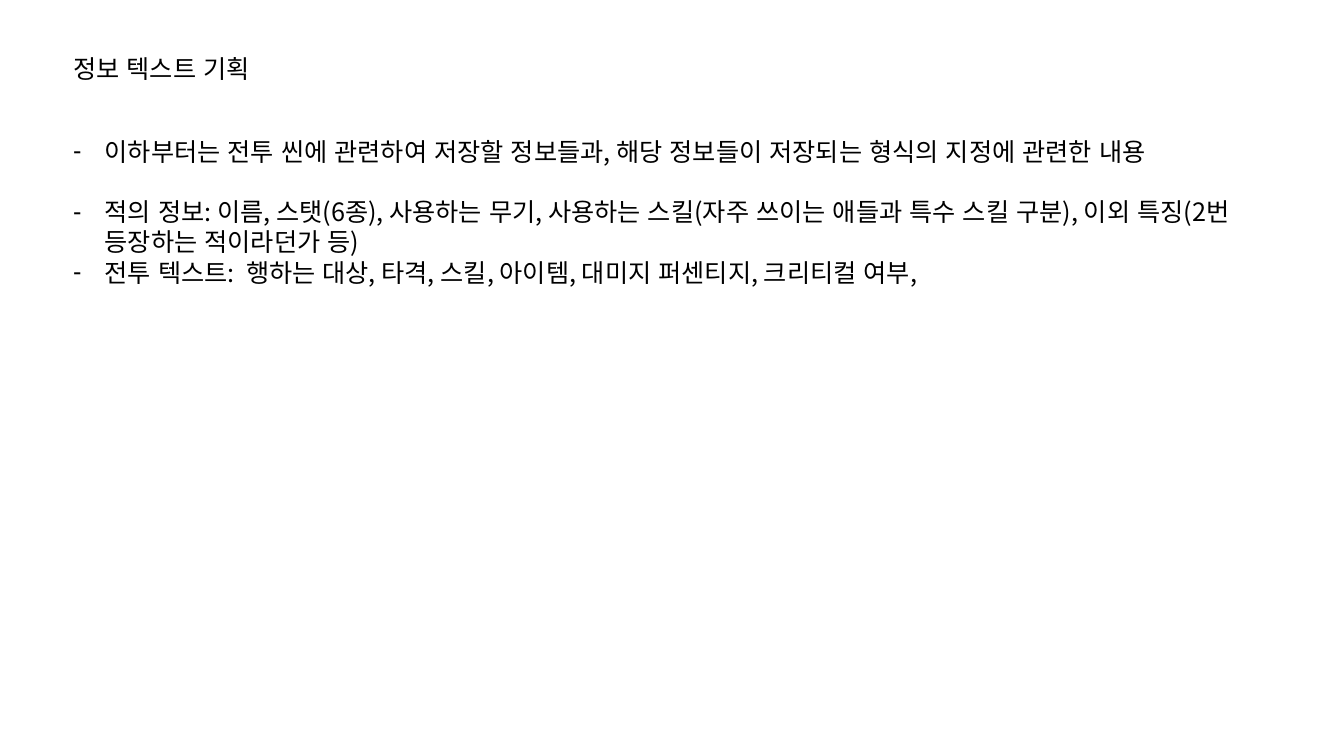
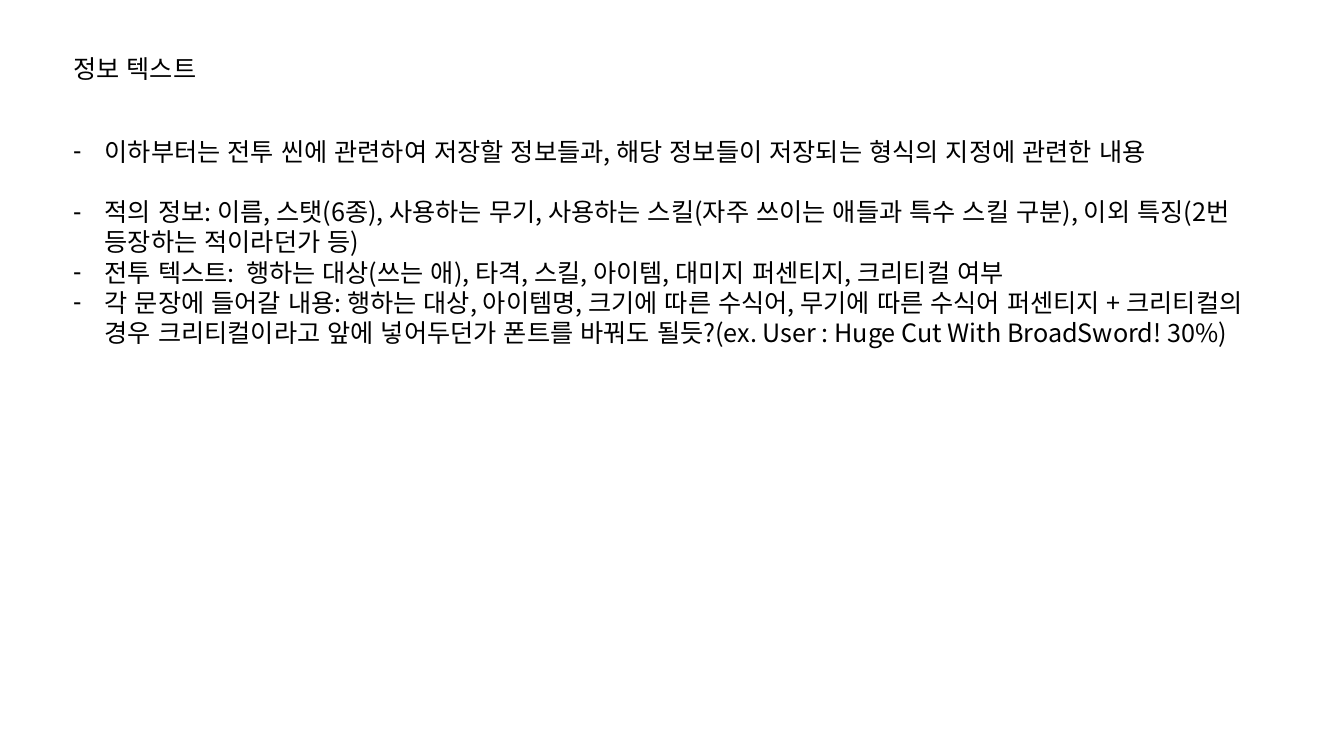
Before and after one commit to IdfKLeh/capstone, a slide deck: slide 8 of 전투.pptx. Drawn at 1344x756 pixels with LibreOffice and Linux fonts; fonts in the diff are those of the drawing. Boxes give left, top, right and bottom in pixels: in the first picture for what was removed or moved away, otherwise in the second. Text is boxed around its words. In the diff, an @@ line names an element or a change of style, - is before the commit and + after.

```diff
--- a/전투.pptx
+++ b/전투.pptx
@@ text at (73, 57, 197, 80): text changed @@
-정보 텍스트 기획
+정보 텍스트
@@ text at (105, 261, 1243, 348): text changed @@
-– 전투 텍스트: 행하는 대상, 타격, 스킬, 아이템, 대미지 퍼센티지, 크리티컬 여부,
+– 전투 텍스트: 행하는 대상(쓰는 애), 타격, 스킬, 아이템, 대미지 퍼센티지, 크리티컬 여부
+– 각 문장에 들어갈 내용: 행하는 대상, 아이템명, 크기에 따른 수식어, 무기에 따른 수식어 퍼센티지 + 크리티컬의 경우 크리티컬이라고 앞에 넣어두던가 폰트를 바꿔도 될듯?(ex. User : Huge Cut With BroadSword! 30%)
```
Also in this commit, not shown: 2 other files.
